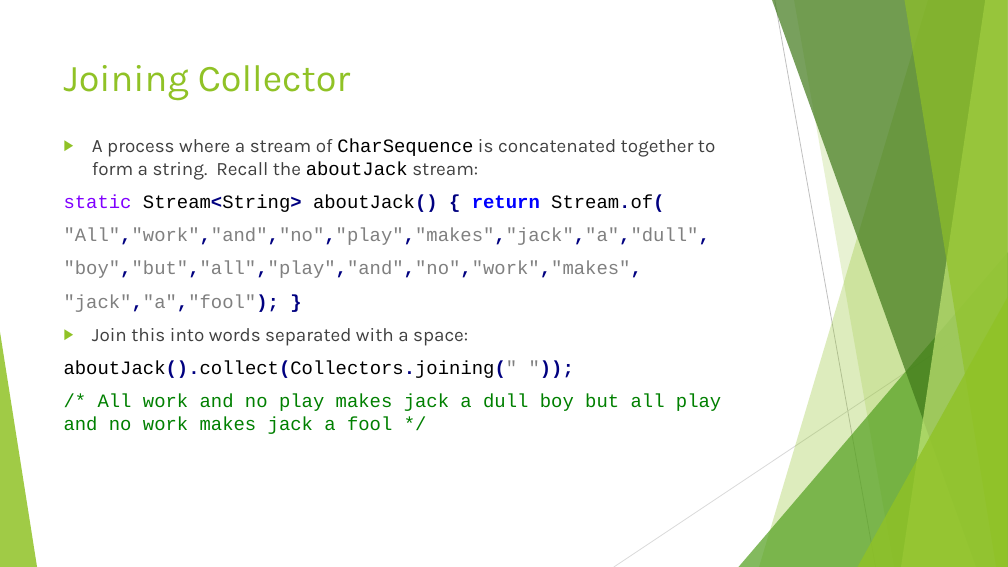
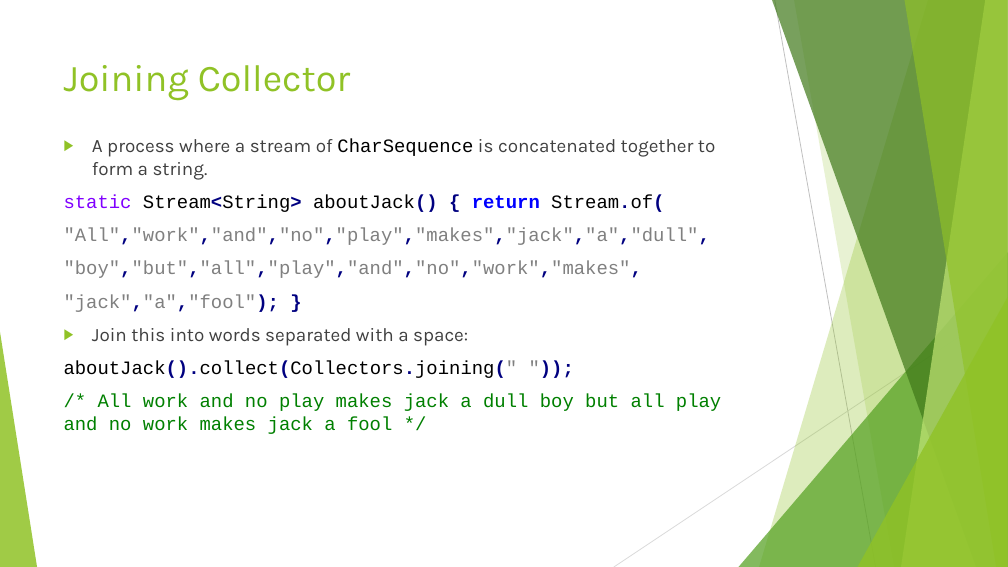
Before and after one commit to RichardRoda/2017-CodePaLOUsa-Lambda, a slide deck: slide 43 of Learning to Love the Lambda in the Stream.pptx. Drawn at 1008x567 pixels with LibreOffice and Linux fonts; fonts in the diff are those of the drawing. Boxes give left, top, right and bottom in pixels: in the first picture for what was removed or moved away, otherwise in the second. Text is boxed around its words. In the diff, an @@ line names an element or a change of style, - is before the commit and + after.

Commit message:
Correct error where Predicate<T> was used for an IntStream that would use IntPredicate.  Rearrange the slide about reductions to be with the other slides for terminal operations.

```diff
--- a/Learning to Love the Lambda in the Stream.pptx
+++ b/Learning to Love the Lambda in the Stream.pptx
@@ text at box(92, 139, 715, 180): text changed @@
-▶ A process where a stream of CharSequence is concatenated together to form a string. Recall the aboutJack stream:
+▶ A process where a stream of CharSequence is concatenated together to form a string.
```
Also in this commit, not shown: 11 other slides changed, 1 other file.
